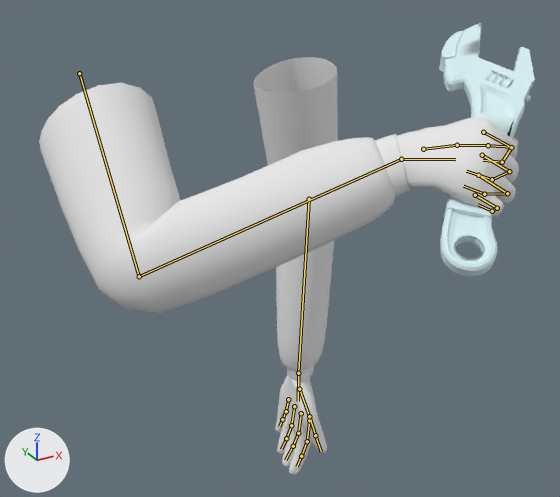
An edit to the Blender file weapons/new/FF - Spanner.blend, drawn before and after from the same camera.
The view is the same before and after, from a 50 mm camera at (-17.8, -37.3, 5.8) aimed at (2.1, -1.1, -12.3). The lights are fixed; the arrows at lower left show +X, +Y and +Z. The first picture is the older version. Both versions are drawn at frame 0 of the action 'hit3'; the numbers are the values there. The bones that change, and the others that lie on the model, are drawn over the model as lines.

Names of what the first picture shows: 'default_arms.002', 'reference_Spanner ref'.
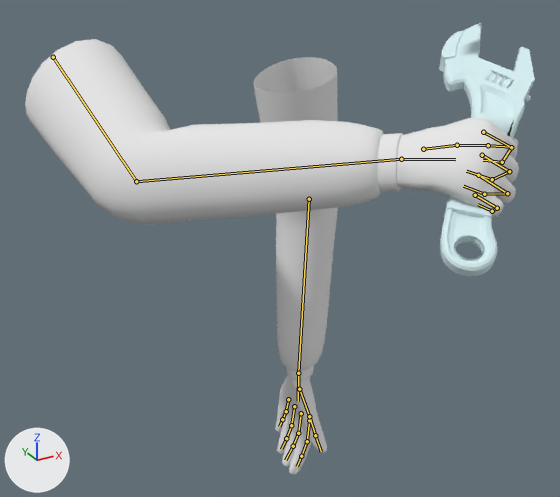
Location of each change, [x1, y1, x2, y2] in pixels of the pictures (560 x 497 px):
'default_arms.002', posed
    before: [39, 57, 519, 475]
    after: [25, 39, 519, 475]

Diff of the bpy script that builds the scene:
```diff
--- a/weapons/new/FF - Spanner.blend.py
+++ b/weapons/new/FF - Spanner.blend.py
@@ bone_rig_upperarm_r @@
 bone_rig_upperarm_r = bpy.data.objects['FF_SKELETON.001'].pose.bones['rig_upperarm_r']  # child of 'root'
-bone_rig_upperarm_r.location = (-2.6, 0.2, -6.1)
+bone_rig_upperarm_r.location = (-2.6, 0.5, -12.0)
```
